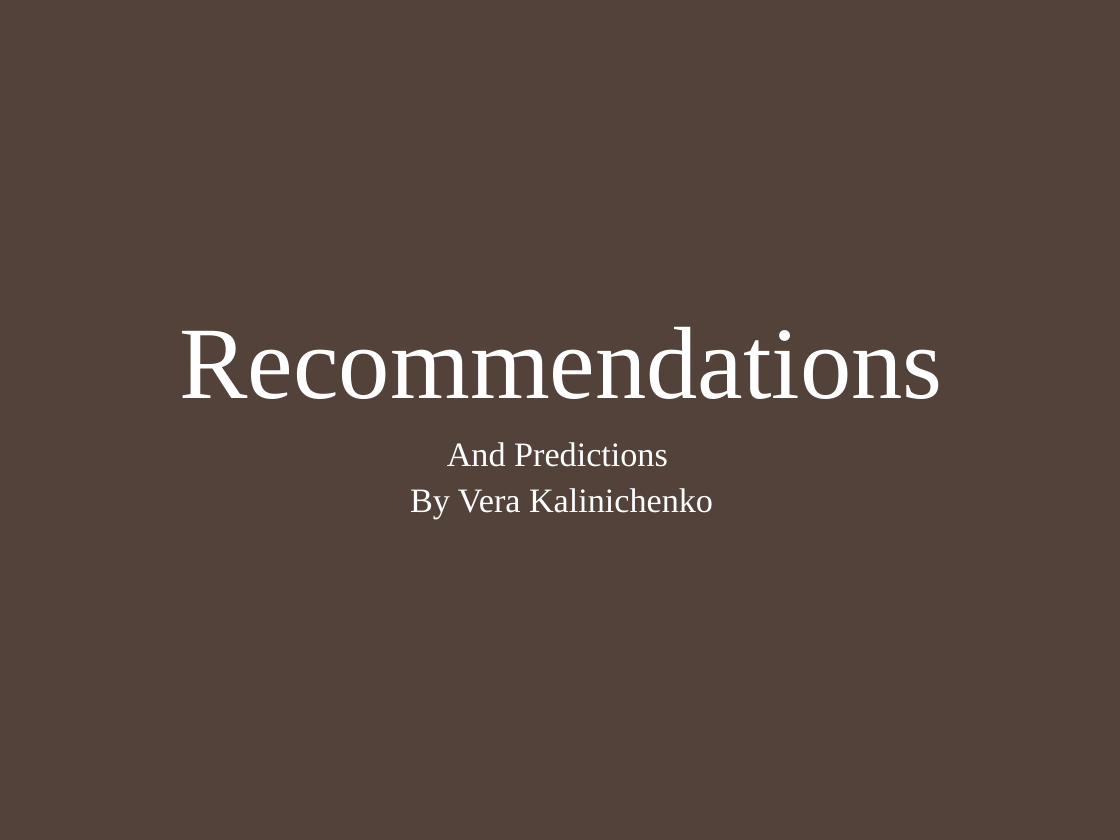
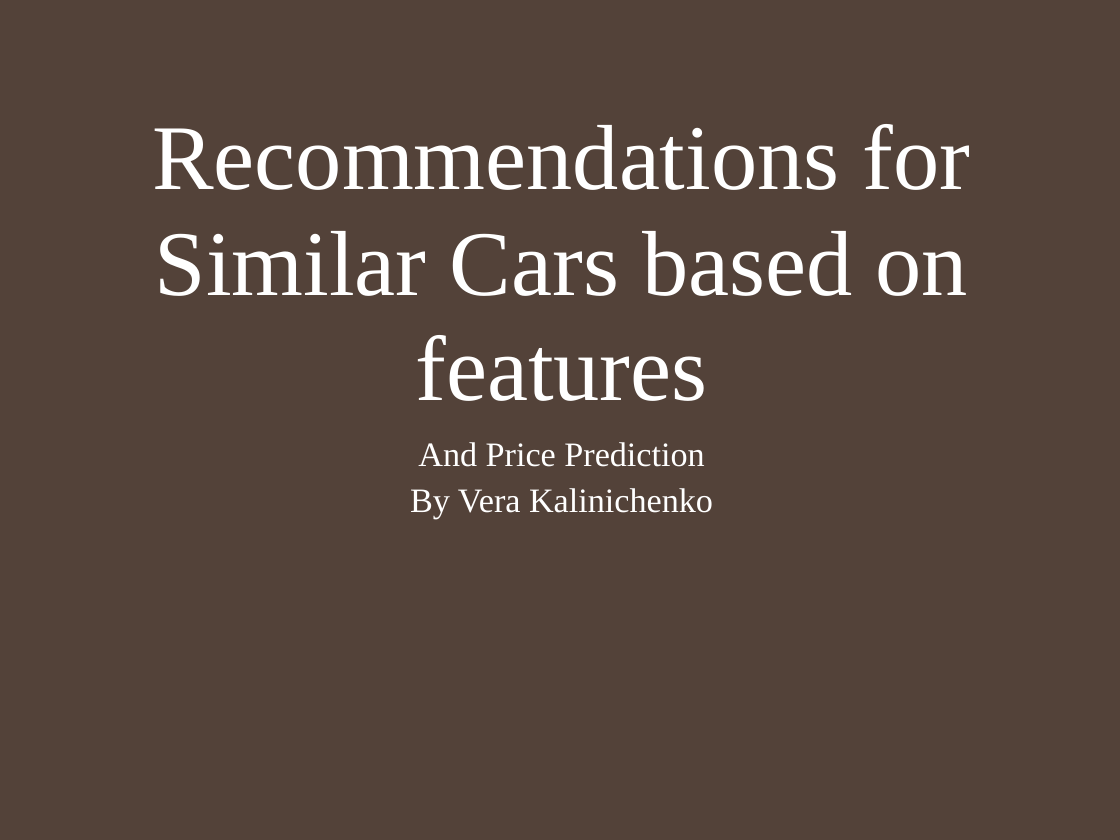
Before and after one commit to veravira/demo, a slide deck: slide 1 of Recommendation Engine - sample.pptx. Drawn at 1120x840 pixels with LibreOffice and Linux fonts; fonts in the diff are those of the drawing; background and template pictures are left out. Boxes give left, top, right and bottom in pixels: in the first picture for what was removed or moved away, otherwise in the second. Text is boxed around its words. In the diff, an @@ line names an element or a change of style, - is before the commit and + after.

Commit message:
edited slides

```diff
--- a/Recommendation Engine - sample.pptx
+++ b/Recommendation Engine - sample.pptx
@@ title at [152, 124, 971, 401]: text changed; size 66 to 59.4 pt @@
-Recommendations
+Recommendations for Similar Cars based on features
@@ subtitle at [418, 442, 704, 467]: text changed @@
-And Predictions
+And Price Prediction
```
Also in this commit, not shown: 2 other slides changed, 6 slides added.
